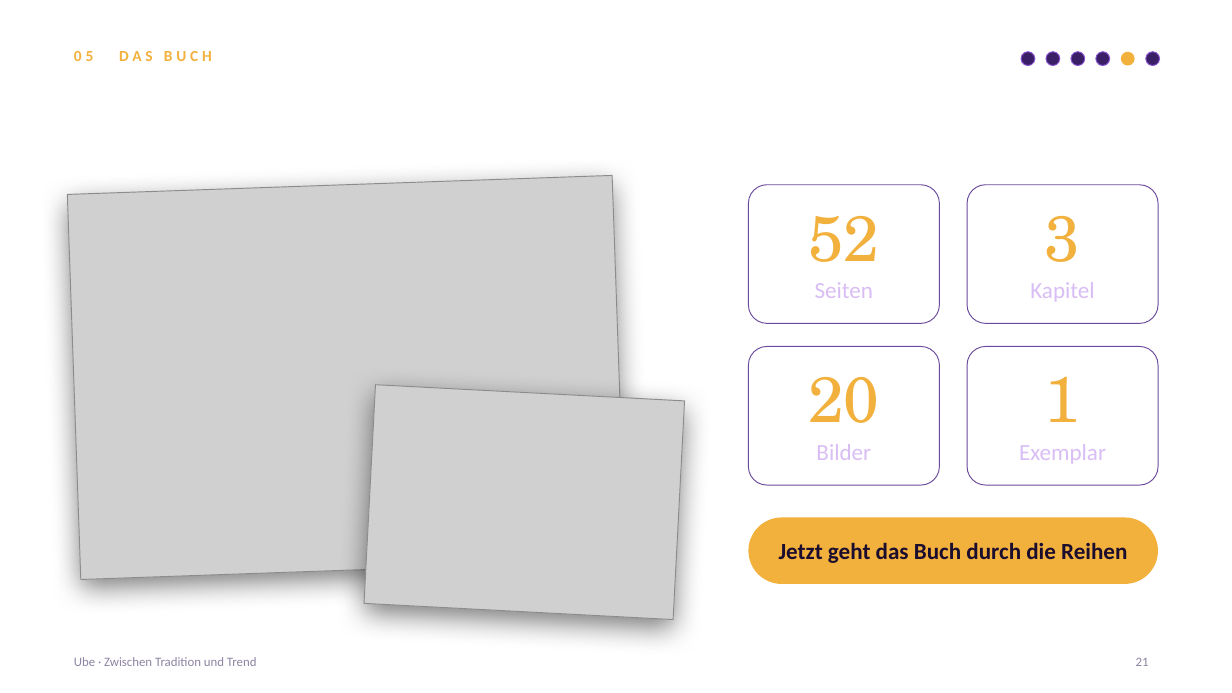
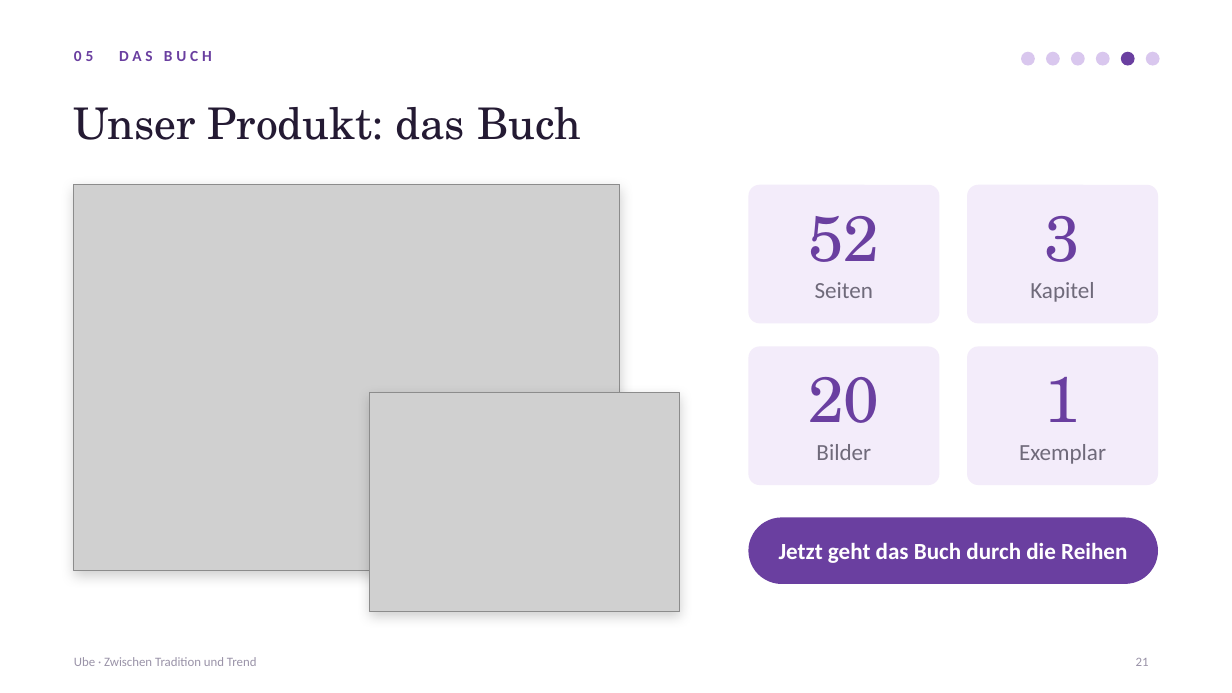
Before and after one commit to aezripeglow-collab/Ube-Sachbuch-Maturaarbeit, a slide deck: slide 21 of Ube Sachbuch Maturaarbeit/08 Präsentation/Ube_Maturapraesentation.pptx. Drawn at 1232x693 pixels with LibreOffice and Linux fonts; fonts in the diff are those of the drawing; grey boxes stand for pictures; background and template pictures are left out. Boxes give left, top, right and bottom in pixels: in the first picture for what was removed or moved away, otherwise in the second. Text is boxed around its words. In the diff, an @@ line names an element or a change of style, - is before the commit and + after.

```diff
--- a/Ube Sachbuch Maturaarbeit/08 Präsentation/Ube_Maturapraesentation.pptx
+++ b/Ube Sachbuch Maturaarbeit/08 Präsentation/Ube_Maturapraesentation.pptx
@@ ellipse at <box>1121,52,1135,66</box>: fill #F2B03D to #6A3FA0 @@
@@ fill #3A1F66 to #D9C7EE; outline #8A55D4 0.75 pt to none in 5 elements at <box>1021,52,1035,66</box>, <box>1046,52,1060,66</box>, <box>1071,52,1085,66</box>, <box>1096,52,1110,66</box>, <box>1146,52,1160,66</box> @@
@@ title "Unser Produkt: das Buch" at <box>74,107,580,140</box>: text colour #FFFFFF to #241A33 @@
@@ picture at <box>74,185,619,570</box>: rotation 358 to 0 degrees @@
@@ rectangle at <box>74,185,619,570</box>: outline none to #D9C7EE 0.75 pt; shadow changed; rotation 358 to 0 degrees @@
@@ text colour #F2B03D to #6A3FA0 in 5 elements at <box>74,51,212,61</box>, <box>808,216,879,262</box>, <box>1045,216,1081,262</box>, <box>808,377,879,423</box>, <box>1045,377,1081,422</box> @@
@@ fill #FFFFFF at 8% opacity to #F3ECFA; outline #6B4A9C 0.75 pt to none; proportions changed in 4 elements at <box>749,185,940,323</box>, <box>968,185,1159,323</box>, <box>749,347,940,485</box>, <box>968,347,1159,485</box> @@
@@ picture at <box>370,393,679,612</box>: rotation 3 to 0 degrees @@
@@ rectangle at <box>370,393,679,612</box>: outline none to #D9C7EE 0.75 pt; shadow changed; rotation 3 to 0 degrees @@
@@ text colour #D9BDF5 to #6F6A7A in 4 elements at <box>815,282,873,298</box>, <box>1030,282,1094,302</box>, <box>816,444,871,460</box>, <box>1019,444,1106,464</box> @@
@@ text "Jetzt geht das Buch durch ..." at <box>779,543,1127,563</box>: text colour #1B0D2E to #FFFFFF @@
@@ rounded rectangle at <box>749,518,1158,584</box>: fill #F2B03D to #6A3FA0 @@
@@ text "Ube · Zwischen Tradition und ..." at <box>74,657,257,666</box>: text colour #8E84A3 to #9A93A8 @@
```
Also in this commit, not shown: 24 other slides changed, 3 other files.
